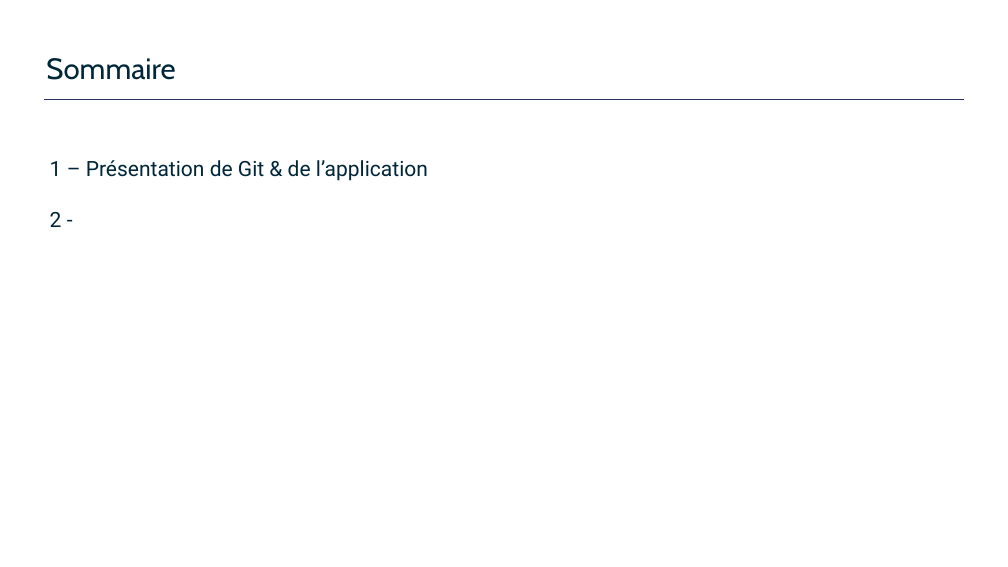
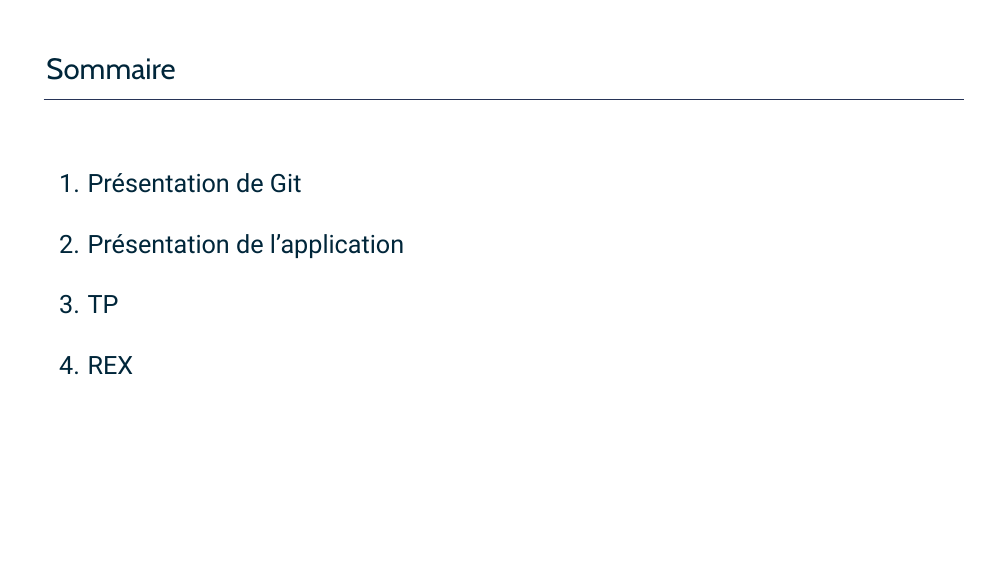
Before and after one commit to E-Nico/HMP-Formation_DevSecOps, a slide deck: slide 2 of Introduction au DevOps.pptx. Drawn at 1008x567 pixels with LibreOffice and Linux fonts; fonts in the diff are those of the drawing; background and template pictures are left out. Boxes give left, top, right and bottom in pixels: in the first picture for what was removed or moved away, otherwise in the second. Text is boxed around its words. In the diff, an @@ line names an element or a change of style, - is before the commit and + after.

```diff
--- a/Introduction au DevOps.pptx
+++ b/Introduction au DevOps.pptx
@@ text at [88, 173, 404, 374]: text changed; size 20 to 24 pt @@
-1 – Présentation de Git & de l’application
-2 -
+1. Présentation de Git
+2. Présentation de l’application
+3. TP
+4. REX
```
Also in this commit, not shown: 6 slides added, 2 other files.
